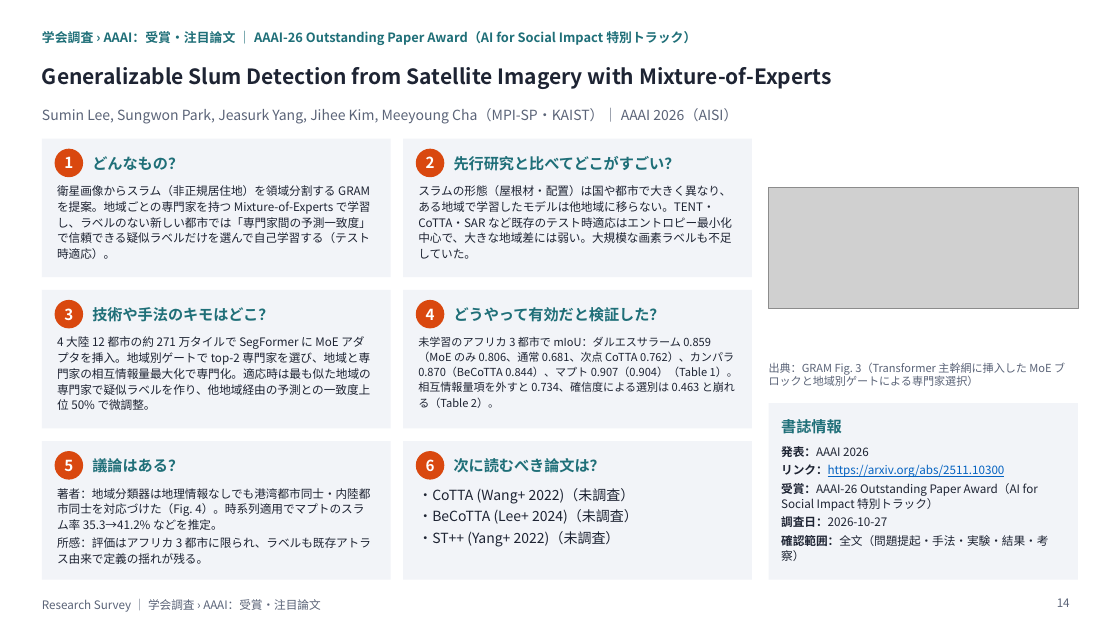
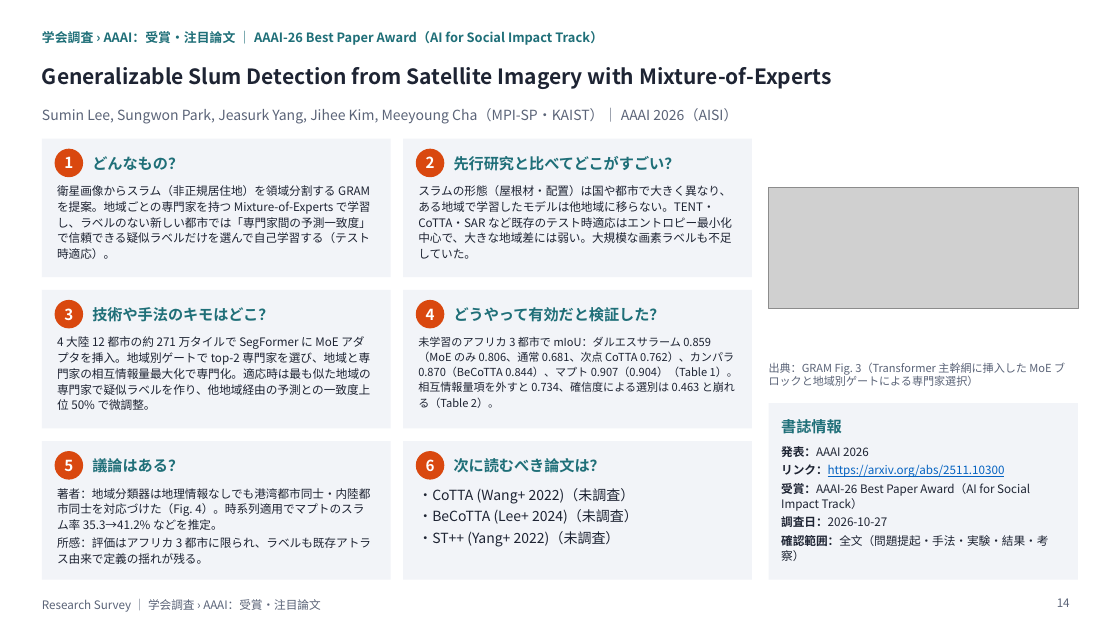
Before and after one commit to create-alt/researches, a slide deck: slide 14 of aaai/aaai.pptx. Drawn at 1120x630 pixels with LibreOffice and Linux fonts; fonts in the diff are those of the drawing; grey boxes stand for pictures. Boxes give left, top, right and bottom in pixels: in the first picture for what was removed or moved away, otherwise in the second. Text is boxed around its words. In the diff, an @@ line names an element or a change of style, - is before the commit and + after.

```diff
--- a/aaai/aaai.pptx
+++ b/aaai/aaai.pptx
@@ text at <box>42,31,603,45</box>: text changed @@
-学会調査 › AAAI：受賞・注目論文 ｜ AAAI-26 Outstanding Paper Award（AI for Social Impact 特別トラック）
+学会調査 › AAAI：受賞・注目論文 ｜ AAAI-26 Best Paper Award（AI for Social Impact Track）
@@ text at <box>781,483,1030,511</box>: text changed @@
-受賞：AAAI-26 Outstanding Paper Award（AI for Social Impact 特別トラック）
+受賞：AAAI-26 Best Paper Award（AI for Social Impact Track）
```
Also in this commit, not shown: 4 other slides changed, 8 slides added, 9 other files.
